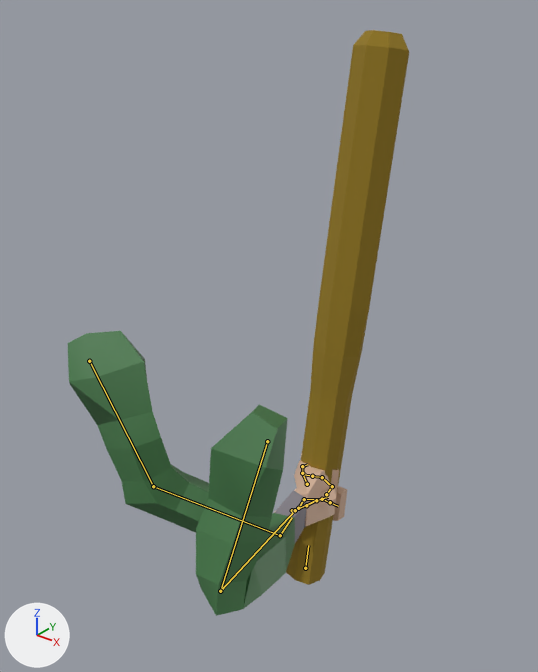
One commit to the glTF model assets/models/weapons/melee/bate.glb: the scene before it, then after it.
Rendered twice from a 50 mm camera at (0.792, -0.726, 0.625) aimed at (0.002, 0.261, 0.013). The axes (+X, +Y, +Z) are drawn at lower left. The lights are the same throughout. The older version comes first. Both versions are drawn at frame 0 of the action 'punch'; the numbers are the values there. The bones that change, and the others that lie on the model, are drawn over the model as lines.

Names of what the first picture shows: 'PiernaIzquierda', 'mesh.000'.
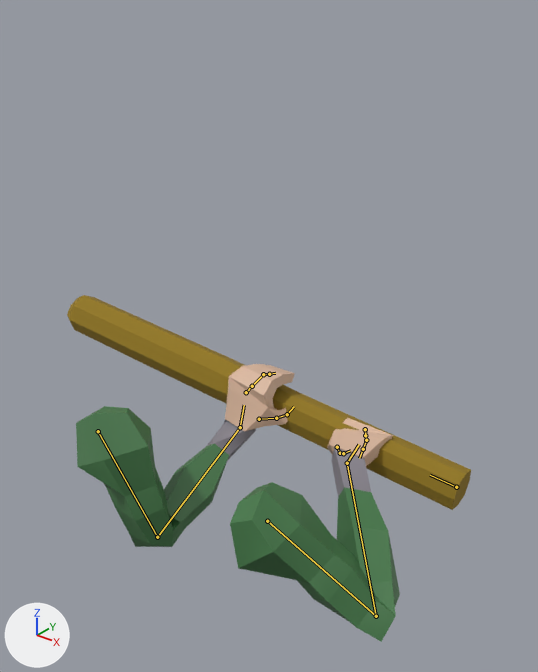
Pixel boxes (x1, y1, x2, y2) of what changed, in the pictures (538 x 672 px):
'PiernaIzquierda', posed (16% wider)
    before: (68, 331, 347, 616)
    after: (76, 364, 400, 642)
'mesh.000', posed (227% wider, 61% shorter)
    before: (286, 30, 409, 585)
    after: (67, 295, 471, 510)
bone 'upper_arm_left', root to tip
    before: (89, 361) to (153, 486)
    after: (98, 431) to (157, 537)
bone 'forearm_left', root to tip
    before: (153, 486) to (280, 535)
    after: (157, 537) to (240, 427)
bone 'hand_left', root to tip
    before: (280, 535) to (292, 517)
    after: (240, 427) to (244, 405)
bone 'upper_arm_right', root to tip
    before: (267, 441) to (220, 591)
    after: (267, 521) to (376, 616)
bone 'forearm_right', root to tip
    before: (220, 591) to (295, 510)
    after: (376, 616) to (347, 463)
bone 'hand_right', root to tip
    before: (295, 510) to (316, 500)
    after: (347, 463) to (359, 444)

What changed in the scene script:
```text
Change bone_upper_arm_left:
    where bone_upper_arm_left = bpy.data.objects['rig'].pose.bones['upper_arm_left']
    bone_upper_arm_left.location: (-0.012, -0.123, 0.098) -> (0.02, 0.022, 0.114)
    bone_upper_arm_left.rotation_quaternion: (-0.873, -0.12, -0.272, 0.387) -> (-0.886, -0.212, -0.329, 0.247)  # degrees (0, 35, -48) -> degrees (17, 43, -24)
Change bone_forearm_left:
    where bone_forearm_left = bpy.data.objects['rig'].pose.bones['forearm_left']  # child of 'upper_arm_left'
    bone_forearm_left.rotation_quaternion: (0.978, -0.132, 0.074, -0.145) -> (0.626, -0.414, 0.299, -0.589)  # degrees (-16, 6, -18) -> degrees (-61, -6, -83)
Change bone_hand_left:
    where bone_hand_left = bpy.data.objects['rig'].pose.bones['hand_left']  # child of 'forearm_left'
    bone_hand_left.rotation_quaternion: (0.829, 0.454, 0.017, 0.327) -> (-0.81, -0.273, -0.405, -0.326)  # degrees (52, -16, 35) -> degrees (53, 28, 58)
Change bone_upper_arm_right:
    where bone_upper_arm_right = bpy.data.objects['rig'].pose.bones['upper_arm_right']
    bone_upper_arm_right.location: (0.012, -0.123, 0.098) -> (-0.02, 0.022, 0.114)
    bone_upper_arm_right.rotation_quaternion: (-0.953, 0.107, 0.24, -0.148) -> (0.933, 0.252, -0.095, -0.241)  # degrees (-18, -25, 22) -> degrees (31, -3, -30)
Change bone_forearm_right:
    where bone_forearm_right = bpy.data.objects['rig'].pose.bones['forearm_right']  # child of 'upper_arm_right'
    bone_forearm_right.rotation_quaternion: (0.75, -0.604, -0.008, 0.269) -> (0.62, -0.725, -0.127, 0.272)  # degrees (-74, 18, 26) -> degrees (-95, 14, 32)
Change bone_hand_right:
    where bone_hand_right = bpy.data.objects['rig'].pose.bones['hand_right']  # child of 'forearm_right'
    bone_hand_right.rotation_quaternion: (0.978, 0.115, 0.015, -0.174) -> (-0.929, 0.292, 0.218, -0.069)  # degrees (13, 4, -20) -> degrees (-38, -21, 16)
```
